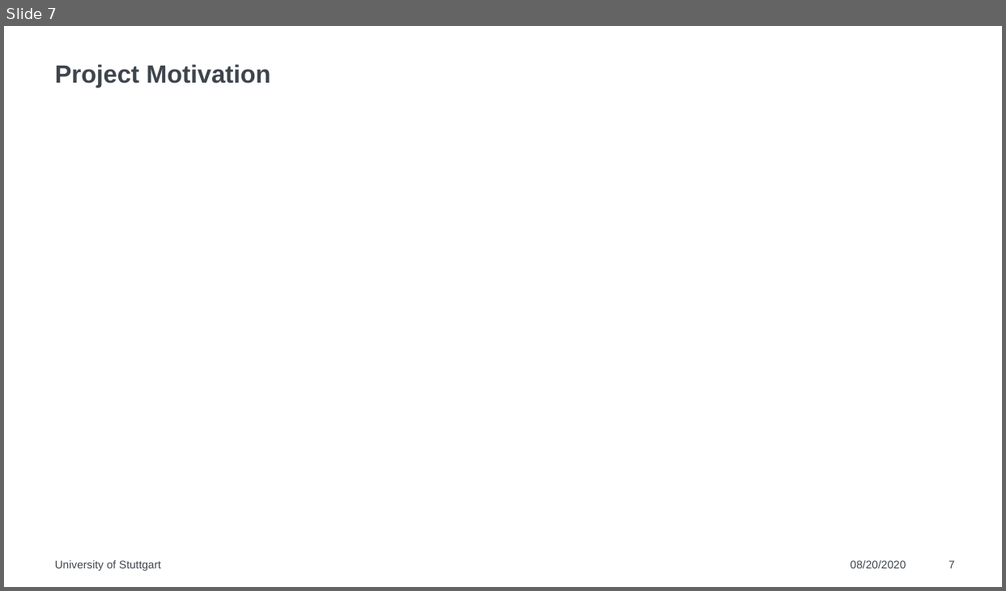
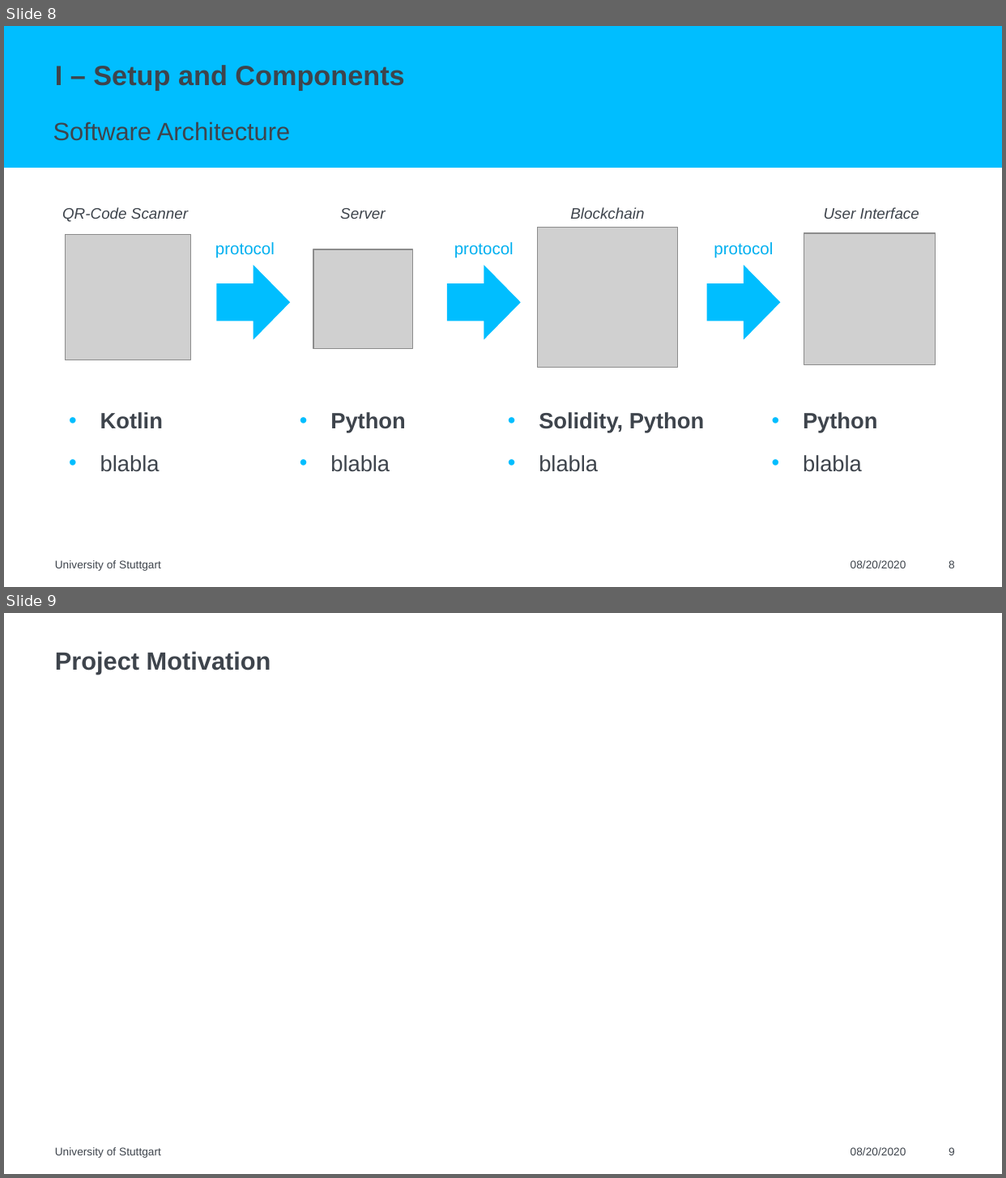
Before and after one commit to mario-r99/hackathon-2022, a slide deck: pitch/pitch.pptx. Shown one above the other, each under a label of ours: slide 7 before the commit, slides 8 and 9 after it. The pictures are 1006x591 and 1006x1178 pixels, drawn with LibreOffice and Linux fonts; fonts in the diff are those of the drawing; grey boxes stand for pictures. Boxes give left, top, right and bottom in pixels: in the first picture for what was removed or moved away, otherwise in the second. Text is boxed around its words. In the diff, an @@ line names an element or a change of style, - is before the commit and + after.

Commit message:
updated presentation

```diff
--- a/pitch/pitch.pptx
+++ b/pitch/pitch.pptx
@@ slide 8 added at (4,26,1002,587), background #FFFFFF @@
@@ rectangle added at (4,26,1002,168), fill #00BEFF @@
@@ title added at (55,65,404,90), 20 pt, text #3E444C, bold @@
+I – Setup and Components
@@ text added at (53,122,290,141), 18 pt, text #3E444C @@
+Software Architecture
@@ text added at (62,207,188,222), 11 pt, text #3E444C, italic @@
+QR-Code Scanner
@@ text added at (340,208,385,219), 11 pt, text #3E444C, italic @@
+Server
@@ text added at (570,207,644,219), 11 pt, text #3E444C, italic @@
+Blockchain
@@ text added at (824,207,919,219), 11 pt, text #3E444C, italic @@
+User Interface
@@ picture added at (65,234,190,361) @@
@@ text added at (215,242,275,258), 12 pt, text #00B0F0 @@
+protocol
@@ text added at (454,242,513,258), 12 pt, text #00B0F0 @@
+protocol
@@ picture added at (538,228,678,367) @@
@@ text added at (714,242,773,258), 12 pt, text #00B0F0 @@
+protocol
@@ picture added at (803,233,935,365) @@
@@ right arrow added at (216,266,291,340), fill #00BEFF @@
@@ picture added at (313,250,412,348) @@
@@ right arrow added at (447,266,521,340), fill #00BEFF @@
@@ right arrow added at (706,266,780,340), fill #00BEFF @@
@@ rectangle added at (624,362,662,374), fill #FFFFFF @@
@@ text added at (100,412,163,472), 16 pt, text #3E444C, bold @@
+• Kotlin
+• blabla
@@ text added at (330,412,405,472), 16 pt, text #3E444C, bold @@
+• Python
+• blabla
@@ text added at (539,412,704,472), 16 pt, text #3E444C, bold @@
+• Solidity, Python
+• blabla
@@ text added at (803,412,877,472), 16 pt, text #3E444C, bold @@
+• Python
+• blabla
@@ text added at (55,561,161,571), 8 pt, text #3E444C @@
+University of Stuttgart
@@ text added at (850,561,906,569), 8 pt, text #3E444C @@
+08/20/2020
@@ page number added at (948,561,955,569), 8 pt, text #3E444C @@
+8
@@ what was slide 7 is now slide 9 @@
@@ page number at (948,1148,955,1156): text changed @@
-7
+9
```
Also in this commit, not shown: 1 slide changed, 1 other slide added.
